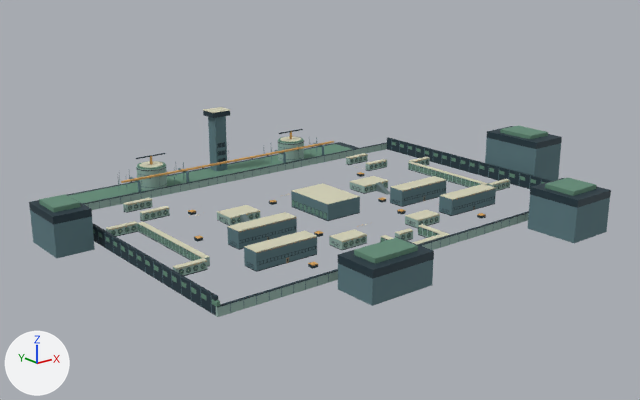
The glTF model apps/ironsight/public/assets/maps/undertow-architecture.glb as it was, and as the next commit left it.
Rendered twice from a camera (50 mm lens) standing at (-108.5, -276.5, 94.7) and looking at (71.4, -51.6, 4.7). Arrows for +X, +Y and +Z are at lower left; the lights stay in place. The older version comes first. Vertices at exactly the same position are counted once.

Script lines for the objects in view, before the commit:
```python
me_part_0 = bpy.data.meshes.new('part-0')
me_part_0.from_pydata(...)  # 28146 vertices, 47176 faces; spans x -16.0..169.0, y -124.0..23.0, z 0.0..24.0
me_part_0.materials.append(mat_undertow_0)  # greyish green #96b3aa
me_part_0.materials.append(mat_undertow_1)  # dark blue #283e48
me_part_0.materials.append(mat_undertow_2)  # pale yellow #d7d5bb
me_part_0.materials.append(mat_undertow_3)  # green #648e79
me_part_0.materials.append(mat_undertow_4)  # orange #d6a35b
me_part_0.materials.append(mat_undertow_5)  # cyan #5c7b82
me_part_0.materials.append(mat_undertow_6)  # greyish cyan #667a7b
me_part_0.materials.append(mat_undertow_7)  # greyish cyan #667a7b
me_part_0.materials.append(mat_undertow_8)  # greyish cyan #667a7b
me_part_0.materials.append(mat_undertow_9)  # greyish cyan #667a7b
ob_undertow_original_architecture = bpy.data.objects.new('undertow-original-architecture', me_part_0)
ob_undertow_original_architecture.location = (0.0, 0.0, 0.0)
```
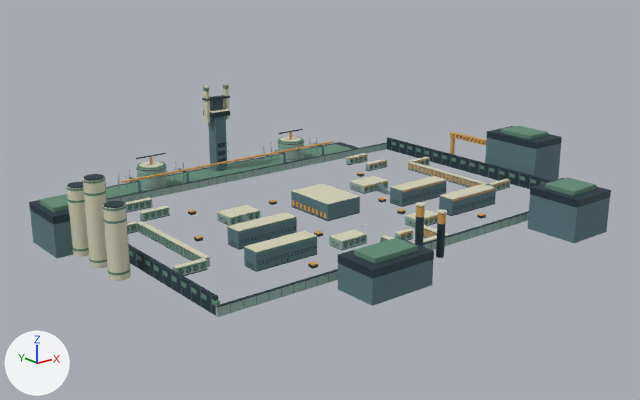
The change, as a diff of the scene's bpy script:
```diff
--- a/apps/ironsight/public/assets/maps/undertow-architecture.glb.py
+++ b/apps/ironsight/public/assets/maps/undertow-architecture.glb.py
@@ me_part_0 @@
 # used by ob_undertow_original_architecture; location = (0.0, 0.0, 0.0)
-me_part_0.from_pydata(...)  # 28146 vertices, 47176 faces; spans x -16.0..169.0, y -124.0..23.0, z 0.0..24.0
+me_part_0.from_pydata(...)  # 29132 vertices, 48928 faces; spans x -16.0..169.0, y -124.0..23.0, z 0.0..34.0
+# me_part_0 part 1: a new loose piece, a box spanning x 69.5..80.5, y 16.5..19.5, z 28.65..29.35, in mat_undertow_1 (dark blue #283e48)
+# me_part_0 part 2: a new loose piece, a 16-sided cylinder along z spanning x -10.75..-5.25, y -39.75..-34.25, z 20.95..21.45, in mat_undertow_1 (dark blue #283e48)
+# me_part_0 part 3: a new loose piece, a 16-sided cylinder along z spanning x -10.75..-5.25, y -51.75..-46.25, z 25.95..26.45, in mat_undertow_1 (dark blue #283e48)
+# me_part_0 part 4: a new loose piece, a 16-sided cylinder along z spanning x -10.75..-5.25, y -63.75..-58.25, z 20.95..21.45, in mat_undertow_1 (dark blue #283e48)
+# me_part_0 part 5: a new loose piece, a 16-sided cylinder along z spanning x 63.3..65.7, y -107.2..-104.8, z 0.0..18.0, in mat_undertow_1 (dark blue #283e48)
+# me_part_0 part 6: a new loose piece, a 16-sided cylinder along z spanning x 72.3..74.7, y -107.2..-104.8, z 0.0..14.0, in mat_undertow_1 (dark blue #283e48)
+# me_part_0 part 7: a new loose piece, a box spanning x 69.9..71.1, y 16.8..19.2, z 20.0..34.0, in mat_undertow_2 (pale yellow #d7d5bb)
+# me_part_0 part 8: a new loose piece, a box spanning x 78.9..80.1, y 16.8..19.2, z 20.0..34.0, in mat_undertow_2 (pale yellow #d7d5bb)
+# me_part_0 part 9: a new loose piece, a 16-sided cylinder along z spanning x -11.0..-5.0, y -40.0..-34.0, z 0.0..21.0, in mat_undertow_2 (pale yellow #d7d5bb)
+# me_part_0 part 10: a new loose piece, a 16-sided cylinder along z spanning x -11.0..-5.0, y -52.0..-46.0, z 0.0..26.0, in mat_undertow_2 (pale yellow #d7d5bb)
+# me_part_0 part 11: a new loose piece, a 16-sided cylinder along z spanning x -11.0..-5.0, y -64.0..-58.0, z 0.0..21.0, in mat_undertow_2 (pale yellow #d7d5bb)
+# me_part_0 part 12: a new loose piece, a 16-sided cylinder along z spanning x 63.0..66.0, y -107.5..-104.5, z 17.8..18.2, in mat_undertow_2 (pale yellow #d7d5bb)
+# me_part_0 part 13: 38 vertices removed from x 4.0..146.0, y -82.0..-30.0, z 3.0..6.0; 494 vertices added at x -11.0..156.0, y -108.0..-30.0, z 0.0..26.0
+# me_part_0 part 14: 56 vertices added at x 70.0..80.0, y 17.0..19.0, z 24.0..34.0
+# me_part_0 part 15: 761 faces spanning x 68.0..136.0, y -98.0..-30.0, z 1.0..3.0 switch from mat_undertow_3 (green #648e79) to mat_undertow_4 (orange #d6a35b)
+# me_part_0 part 16: 189 faces spanning x 4.0..64.0, y -84.0..-8.0, z 0.0..6.0 switch from mat_undertow_4 (orange #d6a35b) to mat_undertow_3 (green #648e79)
+# other edits to the shape of me_part_0 do not show in these pictures
 me_part_0.materials.append(mat_undertow_0)
```

Pixel boxes (x1, y1, x2, y2) of what changed, in the pictures (640 x 400 px):
'undertow-original-architecture', reshaped (11% taller): before (29, 107, 611, 317); after (29, 83, 611, 317)
part 1 of me_part_0, added: after (202, 95, 230, 101)
part 2 of me_part_0, added: after (67, 182, 83, 188)
part 3 of me_part_0, added: after (84, 174, 104, 181)
part 4 of me_part_0, added: after (104, 201, 124, 208)
part 5 of me_part_0, added: after (415, 206, 424, 246)
part 6 of me_part_0, added: after (436, 213, 446, 258)
part 7 of me_part_0, added: after (203, 86, 210, 123)
part 8 of me_part_0, added: after (223, 83, 230, 119)
part 9 of me_part_0, added (pale yellow): after (67, 187, 89, 256)
part 10 of me_part_0, added (pale yellow): after (83, 177, 108, 268)
part 11 of me_part_0, added (pale yellow): after (103, 203, 130, 281)
part 12 of me_part_0, added: after (415, 202, 426, 207)
part 13 of me_part_0, built on: before (112, 159, 496, 271); after (66, 132, 496, 275)
part 14 of me_part_0, added: after (203, 85, 229, 111)
part 15 of me_part_0, recoloured: (292, 164, 481, 237) in both
part 16 of me_part_0, recoloured: (130, 200, 367, 269) in both
